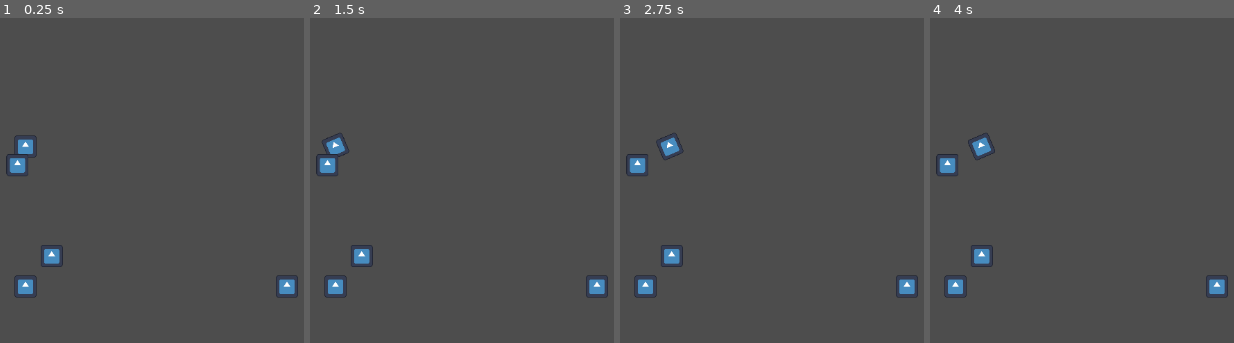
Above: before the commit, frames 1-4 (left to right).
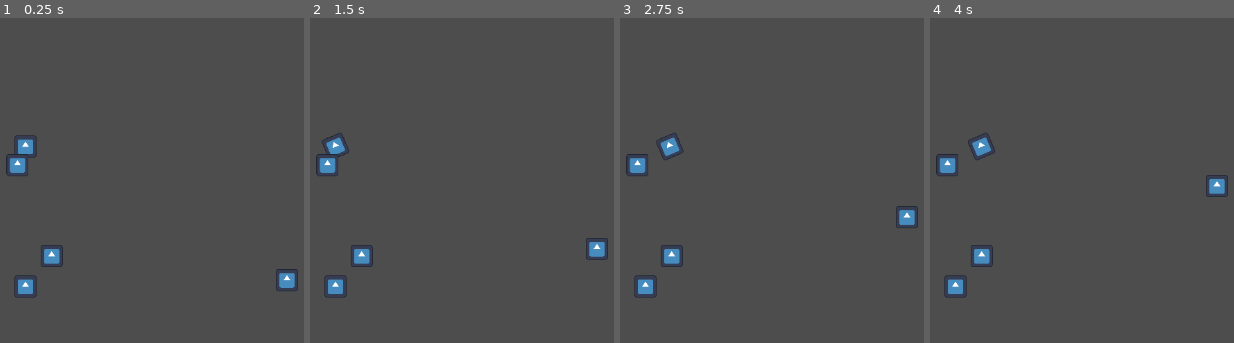
Above: after the commit, the same moments.

Repository: cbcerquiaga/Sandals-of-Blood
Game: Godot game, scene res://match_scene.tscn
Two runs of this game, one before a commit and one after it. Both use one fixed random seed, a clock stepped at 60 frames per second and the inputs below. The engine's default icon, where the game draws it, is replaced by a stand-in: a white triangle on a blue panel in a dark square.
Inputs:
- Up to frame 1 (0.25 s): no input
- Up to frame 2 (1.5 s): tap Enter at 0.5 s; hold Right (move_right) 0.53-1.28 s; tap Space at 0.77 s; hold Down (move_down) from 1.28 s (still down)
- Up to frame 3 (2.75 s): tap Space at 1.52 s; release Down (move_down) at 2.03 s; hold Right (move_right) from 2.03 s (still down)
- Up to frame 4 (4 s): release Right (move_right) at 2.78 s; hold Up (move_up) 2.78-3.53 s; tap Space at 3.02, 3.77 s; hold A (move_left) from 3.53 s (still down)

The runs differ from the first frame. In frame 1, 0.3% of the frame differs, in the area x 90-99%, y 77-87%; in frame 2, 0.6%; in frame 3, 0.6%; in frame 4, 0.6%, in the area x 90-99%, y 48-87%.

Commit message:
Got the receiver moving at least
#6 figured out why the receiver was stuck in place. Still doesn't properly cycle through movements, and I'll need to add a signal so that they actually wait for the ball to be caught by the catcher

Diff:
--- a/offense_route.gd
+++ b/offense_route.gd
@@ -16,7 +16,7 @@
 
 
 func nextMove():
-	print("current move: " + str(currentMove))
+	#print("current move: " + str(currentMove))
 	var dir = nextDirection()
 	var tempo = nextTempo()
 	var move = [dir, tempo]
--- a/receiver.gd
+++ b/receiver.gd
@@ -4,16 +4,19 @@
 var frame = 0
 var route
 var move
+var move_dir: Vector2
+var playerSpeed = 300
 
 
 func _ready():
+	move_dir = Vector2(0,0)
 	route = Offense_Route.new()
 	super._ready()
 	move = route.nextMove()
 
 
 func _physics_process(delta: float) -> void:
-	print("("+str(move[0])+", "+str(move[1])+")" + str(frame))
+	#print("("+str(move[0])+", "+str(move[1])+")" + str(frame))
 	frame = frame + 1
 	if (frame >= rate):
 		var move = route.nextMove()
@@ -22,20 +25,30 @@
 		#get the direction
 		if (move[0] == "N"):
 			rotation = 0
+			move_dir = Vector2(0,-1)
 		elif (move[0] == "NW"):
+			move_dir = Vector2(-1,-1)
 			rotation = 7*PI/4
 		elif (move[0] == "W"):
+			move_dir = Vector2(-1,0)
 			rotation = 3*PI/2
 		elif (move[0] == "SW"):
+			move_dir = Vector2(-1,1)
 			rotation = 5*PI/4
 		elif (move[0] == "S"):
+			move_dir = Vector2(0,1)
 			rotation = PI
 		elif (move[0] == "SE"):
+			move_dir = Vector2(1,1)
 			rotation = 3*PI/4
 		elif (move[0] == "E"):
+			move_dir = Vector2(0,1)
 			rotation = PI/2
 		elif (move[0] == "NE"):
+			move_dir = Vector2(1,-1)
 			rotation = PI/4
 		#calculate the speed
-		velocity.y = speed * (move[1]/2) #0=stop, 1 = half speed, 2 = max speed
+		var realSpeed = speed * (move[1])/2
+		velocity = realSpeed * move_dir #0=stop, 1 = half speed, 2 = max speed
+		print(str(move[0] + str(move_dir)))
 		move_and_slide()
